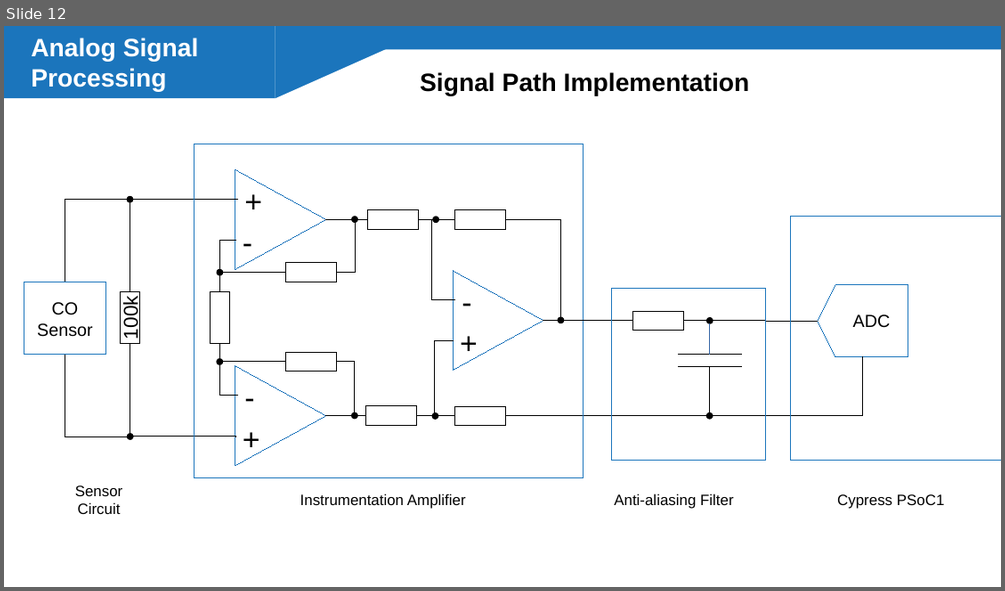
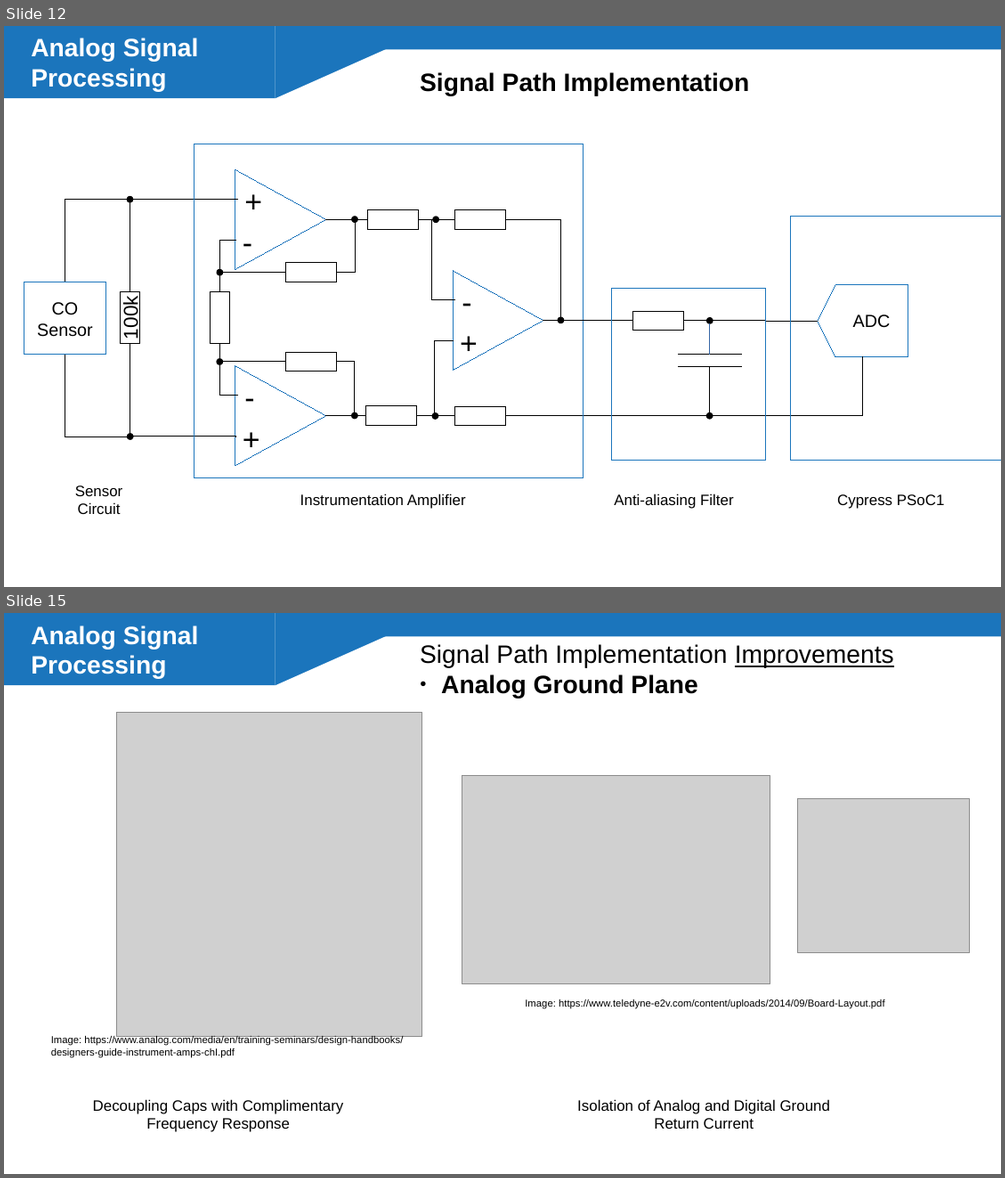
Before and after one commit to g-i-wilson/SEL-presentation, a slide deck: pres.odp. Shown one above the other, each under a label of ours: slide 12 before the commit, slides 12 and 15 after it; the slides between them are not shown. The pictures are 1005x591 and 1005x1178 pixels, drawn with LibreOffice and Linux fonts; fonts in the diff are those of the drawing; grey boxes stand for pictures. Boxes give left, top, right and bottom in pixels: in the first picture for what was removed or moved away, otherwise in the second. Text is boxed around its words. In the diff, an @@ line names an element or a change of style, - is before the commit and + after.

```diff
--- a/pres.odp
+++ b/pres.odp
@@ slide 15 added at (4,613,1001,1174), background #FFFFFF; not listed: 3 template elements that a slide beside it also shows @@
@@ text added at (31,625,199,679), 20 pt, text #FFFFFF, bold @@
+Analog Signal Processing
@@ text added at (420,644,894,698), 20 pt, text #000000 @@
+Signal Path Implementation Improvements
+● Analog Ground Plane
@@ picture added at (117,713,422,1037) @@
@@ picture added at (461,776,770,984) @@
@@ picture added at (798,799,970,953) @@
@@ text added at (525,999,885,1009), 8 pt, text #000000 @@
+Image: https://www.teledyne-e2v.com/content/uploads/2014/09/Board-Layout.pdf
@@ text added at (51,1035,403,1058), 8 pt, text #000000 @@
+Image: https://www.analog.com/media/en/training-seminars/design-handbooks/designers-guide-instrument-amps-chI.pdf
@@ text added at (93,1099,344,1132), 12 pt, text #000000 @@
+Decoupling Caps with Complimentary Frequency Response
@@ text added at (577,1099,830,1128), 12 pt, text #000000 @@
+Isolation of Analog and Digital Ground Return Current
```
Also in this commit, not shown: 1 slide changed, 3 other slides added, 3 other files.
